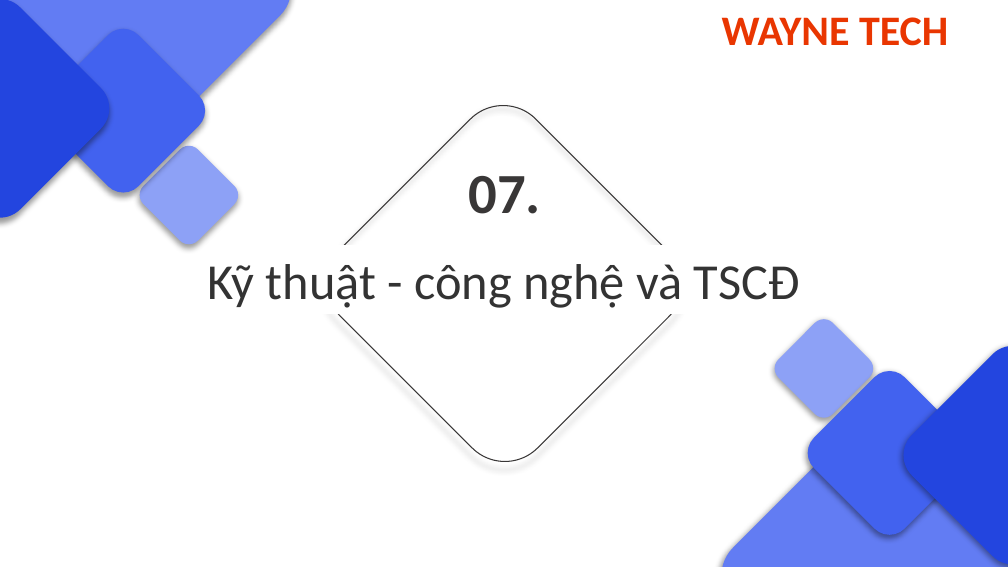
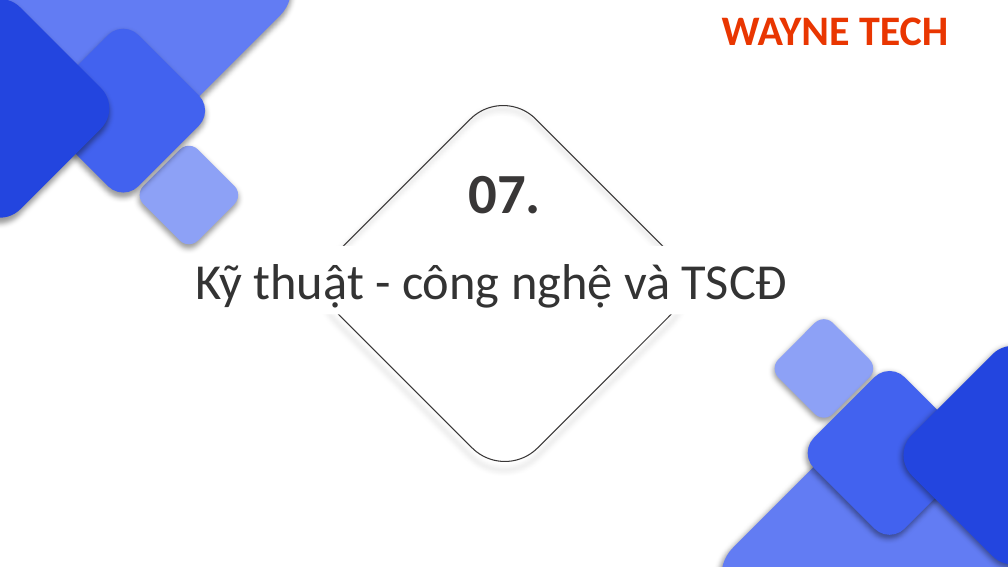
Before and after one commit to danglaiacc/kn, a slide deck: slide 38 of ppt/index.pptx. Drawn at 1008x567 pixels with LibreOffice and Linux fonts; fonts in the diff are those of the drawing. Boxes give left, top, right and bottom in pixels: in the first picture for what was removed or moved away, otherwise in the second. Text is boxed around its words. In the diff, an @@ line names an element or a change of style, - is before the commit and + after.

```diff
--- a/ppt/index.pptx
+++ b/ppt/index.pptx
@@ text "Kỹ thuật - công nghệ ...": place and size @@
-text "Kỹ thuật - công nghệ ..." at <box>208,264,800,308</box>
+text "Kỹ thuật - công nghệ ..." at <box>195,264,788,308</box>
```
Also in this commit, not shown: 18 other slides changed, 1 slide added, 1 slide removed.
